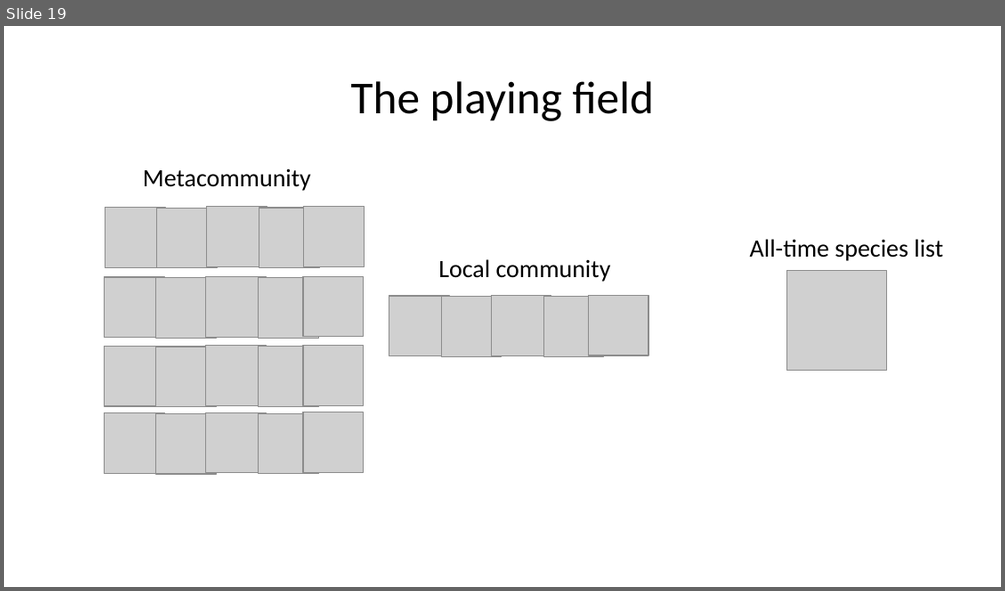
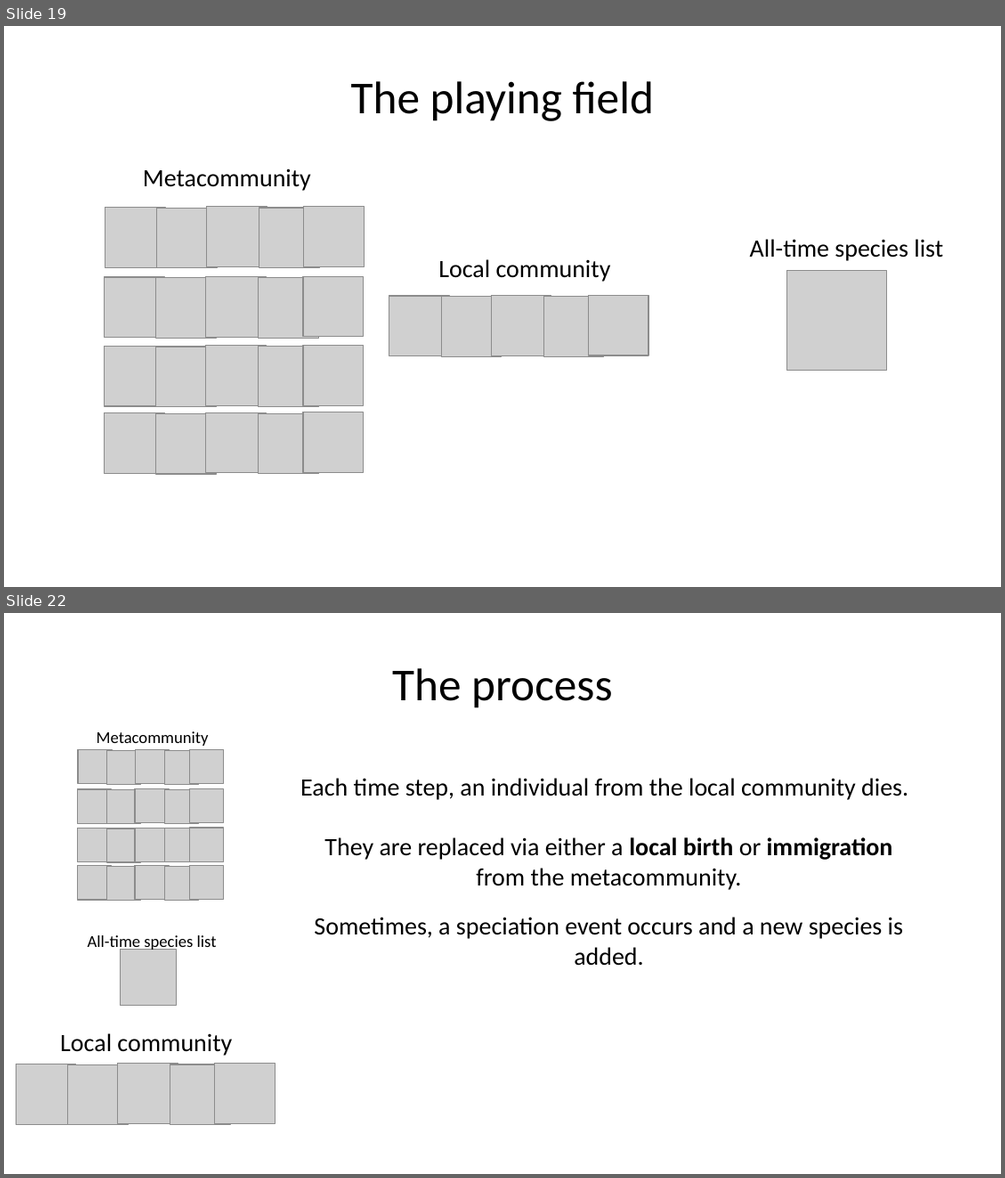
Before and after one commit to role-model/process-models-workshop, a slide deck: slides/slides_polishing.pptx. Shown one above the other, each under a label of ours: slide 19 before the commit, slides 19 and 22 after it; the slides between them are not shown. The pictures are 1005x591 and 1005x1178 pixels, drawn with LibreOffice and Linux fonts; fonts in the diff are those of the drawing; grey boxes stand for pictures. Boxes give left, top, right and bottom in pixels: in the first picture for what was removed or moved away, otherwise in the second. Text is boxed around its words. In the diff, an @@ line names an element or a change of style, - is before the commit and + after.

```diff
--- a/slides/slides_polishing.pptx
+++ b/slides/slides_polishing.pptx
@@ slide 22 added at (4,613,1001,1174), background #FFFFFF @@
@@ title added at (392,668,612,708), 33 pt, text #000000 @@
+The process
@@ text added at (300,778,908,800), 18 pt, text #000000 @@
+Each time step, an individual from the local community dies.
@@ text added at (324,837,893,890), 18 pt, text #000000 @@
+They are replaced via either a local birth or immigration from the metacommunity.
@@ group added at (78,731,223,900): 20 pictures, 1 text @@
+Metacommunity
@@ text added at (314,916,903,965), 18 pt, text #000000 @@
+Sometimes, a speciation event occurs and a new species is added.
@@ text added at (88,935,217,951), 12 pt, text #000000 @@
+All-time species list
@@ picture added at (120,949,176,1005) @@
@@ group added at (16,1033,275,1125): 5 pictures, 1 text @@
+Local community
```
Also in this commit, not shown: 17 slides changed, 8 other slides added, 7 slides removed, 1 other file.
